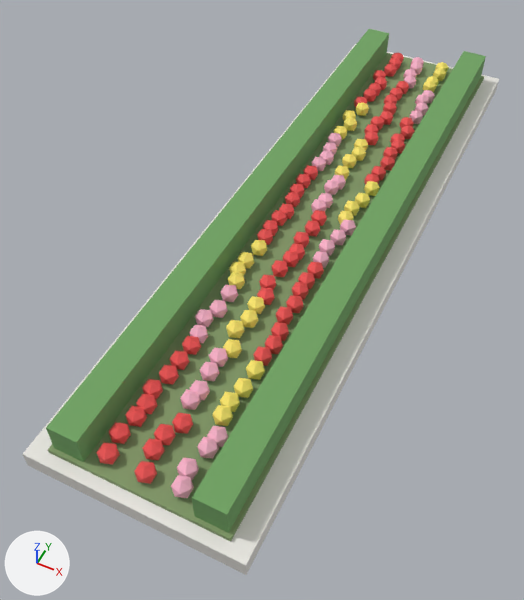
Before and after pictures for a commit that changed the glTF model dushanbe_city/assets/models/city/median_bed.glb.
The view is the same before and after, from a 50 mm lens placed at (2.83, -7.49, 7.43), pointed at (-0.33, -1.19, -0.46). Arrows for +X, +Y and +Z are at lower left; the lights stay in place. The picture after the commit comes second.

The scene before the commit, as lines of its bpy script (objects in view):
```python
me_cube_001 = bpy.data.meshes.new('Cube.001')
me_cube_001.from_pydata(...)  # a box spanning x -1.15..1.15, y -4.85..4.85, z 0.23..0.31
me_cube_001.materials.append(mat_soil)  # green #819969
me_cube_002 = bpy.data.meshes.new('Cube.002')
me_cube_002.from_pydata(...)  # a box spanning x -1.1..-0.7, y -4.8..4.8, z 0.28..0.73; a box spanning x 0.7..1.1, y -4.8..4.8, z 0.28..0.73
me_cube_002.materials.append(mat_hedge)  # green #6fa261
me_icosphere = bpy.data.meshes.new('Icosphere')
me_icosphere.from_pydata(...)  # 720 vertices, 1200 faces; spans x -0.15..1.09, y -0.12..9.28, z -0.13..0.13
me_icosphere.materials.append(mat_flower_red)  # red #ed5050
me_icosphere_002 = bpy.data.meshes.new('Icosphere.002')
me_icosphere_002.from_pydata(...)  # 384 vertices, 640 faces; spans x -1.06..0.16, y -0.11..9.27, z -0.13..0.13
me_icosphere_002.materials.append(mat_flower_pink)  # pink #f9b3cb
me_icosphere_014 = bpy.data.meshes.new('Icosphere.014')
me_icosphere_014.from_pydata(...)  # 336 vertices, 560 faces; spans x -1.04..0.2, y -0.11..8.34, z -0.13..0.13
me_icosphere_014.materials.append(mat_flower_yellow)  # yellow #fdea6c
ob_flower_pink = bpy.data.objects.new('flower_pink', me_icosphere_002)
ob_flower_pink.location = (0.45, -4.61, 0.42)
ob_flower_red = bpy.data.objects.new('flower_red', me_icosphere)
ob_flower_red.location = (-0.47, -4.63, 0.42)
ob_flower_yellow = bpy.data.objects.new('flower_yellow', me_icosphere_014)
ob_flower_yellow.location = (0.41, -3.65, 0.42)
ob_hedge = bpy.data.objects.new('hedge', me_cube_002)
ob_hedge.location = (0.0, 0.0, 0.0)
ob_soil = bpy.data.objects.new('soil', me_cube_001)
ob_soil.location = (0.0, 0.0, 0.0)
# also in view: 'curb' at (0.0, 0.0, 0.12)
```
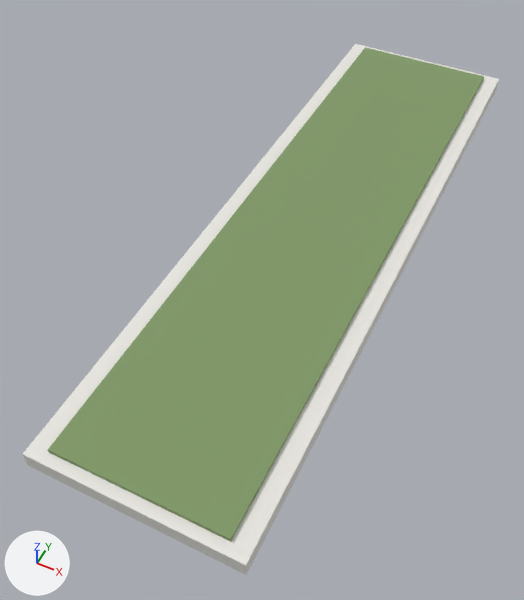
Location of each change, (x1, y1, x2, y2) in pixels of the pictures (524 x 600 px):
'hedge', deleted (green)
    before: (46, 29, 486, 533)
'flower_red', deleted
    before: (96, 52, 415, 484)
'flower_pink', deleted
    before: (171, 57, 435, 498)
'flower_yellow', deleted
    before: (212, 62, 448, 426)
'soil', unchanged, uncovered by the edit
    before: (48, 53, 484, 542)
    after: (48, 47, 484, 542)

Diff of the bpy script that builds the scene:
```diff
--- a/dushanbe_city/assets/models/city/median_bed.glb.py
+++ b/dushanbe_city/assets/models/city/median_bed.glb.py
@@ ob_hedge @@
-ob_hedge = bpy.data.objects.new('hedge', me_cube_002)
-ob_hedge.location = (0.0, 0.0, 0.0)
@@ ob_flower_red @@
-ob_flower_red = bpy.data.objects.new('flower_red', me_icosphere)
-ob_flower_red.location = (-0.47, -4.63, 0.42)
@@ ob_flower_pink @@
-ob_flower_pink = bpy.data.objects.new('flower_pink', me_icosphere_002)
-ob_flower_pink.location = (0.45, -4.61, 0.42)
@@ ob_flower_yellow @@
-ob_flower_yellow = bpy.data.objects.new('flower_yellow', me_icosphere_014)
-ob_flower_yellow.location = (0.41, -3.65, 0.42)
```
